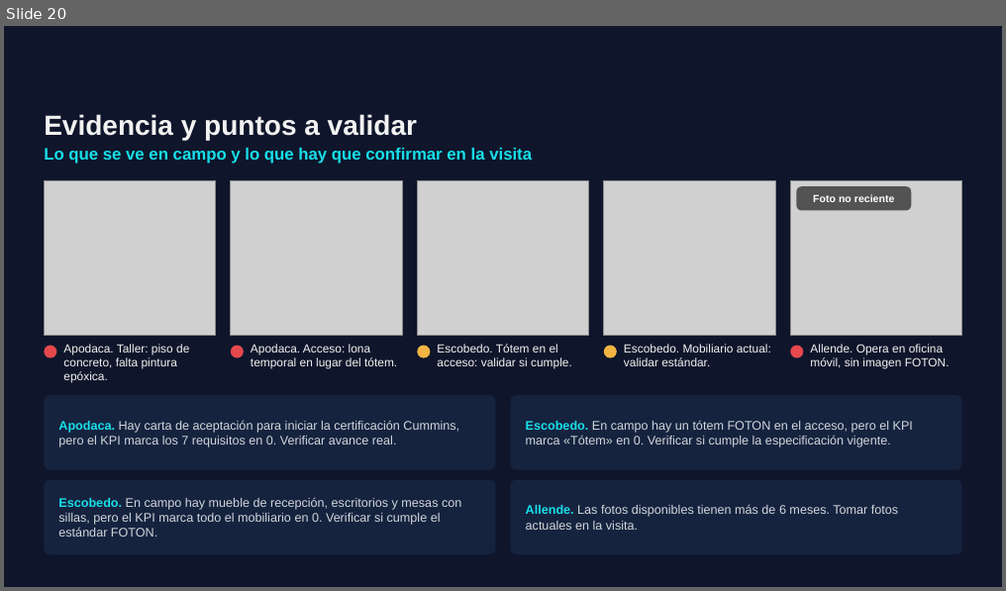
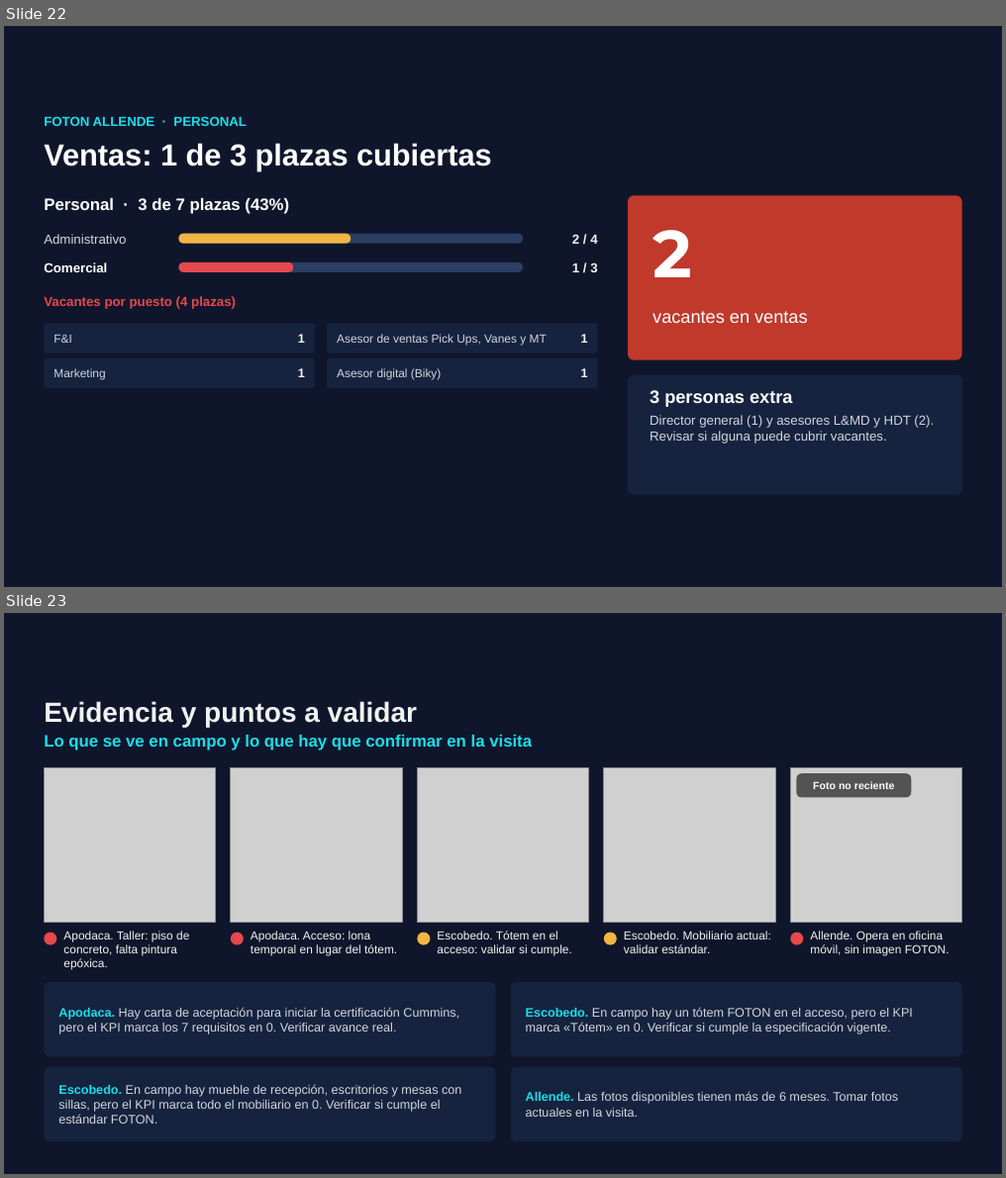
Before and after one commit to ReneDiz/Estatus-Distribuidores, a slide deck: presentacion/Grupo_Velcen_Estatus_nov2026.pptx. Shown one above the other, each under a label of ours: slide 20 before the commit, slides 22 and 23 after it. The pictures are 1006x591 and 1006x1178 pixels, drawn with LibreOffice and Linux fonts; fonts in the diff are those of the drawing; grey boxes stand for pictures; background and template pictures are left out. Boxes give left, top, right and bottom in pixels: in the first picture for what was removed or moved away, otherwise in the second. Text is boxed around its words. In the diff, an @@ line names an element or a change of style, - is before the commit and + after.

```diff
--- a/presentacion/Grupo_Velcen_Estatus_nov2026.pptx
+++ b/presentacion/Grupo_Velcen_Estatus_nov2026.pptx
@@ slide 22 added at (4,26,1002,587), background picture (left out); not listed: 1 template element that a slide beside it also shows @@
@@ text added at (44,116,247,126), 9.5 pt, text #17DFE9, bold @@
+FOTON ALLENDE · PERSONAL
@@ text added at (44,143,492,172), 22 pt, text #FFFFFF, bold @@
+Ventas: 1 de 3 plazas cubiertas
@@ text added at (44,198,289,214), 12 pt, text #FFFFFF, bold @@
+Personal · 3 de 7 plazas (43%)
@@ rounded rectangle added at (628,195,962,361), fill #C0392B @@
@@ text added at (652,230,692,277), 48 pt, text #FFFFFF, bold @@
+2
@@ text added at (44,234,126,244), 9.5 pt, text #D1D6DB @@
+Administrativo
@@ text added at (44,263,107,273), 9.5 pt, text #FFFFFF, bold @@
+Comercial
@@ rounded rectangle added at (178,234,523,244), fill #2B3E63 @@
@@ rounded rectangle added at (178,234,351,244), fill #F2B544 @@
@@ rounded rectangle added at (178,263,523,273), fill #2B3E63 @@
@@ rounded rectangle added at (178,263,293,273), fill #E5484D @@
@@ text added at (572,235,597,244), 9.5 pt, text #F2F2F2, bold @@
+2 / 4
@@ text added at (572,264,597,273), 9.5 pt, text #F2F2F2, bold @@
+1 / 3
@@ text added at (44,296,236,309), 9.5 pt, text #E5484D, bold @@
+Vacantes por puesto (4 plazas)
@@ text added at (652,311,808,323), 13 pt, text #FFFFFF @@
+vacantes en ventas
@@ rounded rectangle added at (44,323,314,354), fill #16233F @@
@@ text added at (54,335,72,343), 8.5 pt, text #D1D6DB @@
+F&I
@@ text added at (298,334,305,343), 9 pt, text #F2F2F2, bold @@
+1
@@ rounded rectangle added at (327,323,597,354), fill #16233F @@
@@ text added at (337,334,547,345), 8.5 pt, text #D1D6DB @@
+Asesor de ventas Pick Ups, Vanes y MT
@@ text added at (581,334,588,343), 9 pt, text #F2F2F2, bold @@
+1
@@ rounded rectangle added at (44,359,314,388), fill #16233F @@
@@ text added at (54,369,105,380), 8.5 pt, text #D1D6DB @@
+Marketing
@@ text added at (298,369,305,377), 9 pt, text #F2F2F2, bold @@
+1
@@ rounded rectangle added at (327,359,597,388), fill #16233F @@
@@ text added at (337,369,441,380), 8.5 pt, text #D1D6DB @@
+Asesor digital (Biky)
@@ text added at (581,369,588,377), 9 pt, text #F2F2F2, bold @@
+1
@@ rounded rectangle added at (628,375,962,495), fill #16233F @@
@@ text added at (649,390,934,444), 9.5 pt, text #D1D6DB @@
+3 personas extra
+Director general (1) y asesores L&MD y HDT (2). Revisar si alguna puede cubrir vacantes.
@@ what was slide 20 is now slide 23 @@
```
Also in this commit, not shown: 9 slides changed, 6 other slides added, 4 slides removed, 3 other files.
